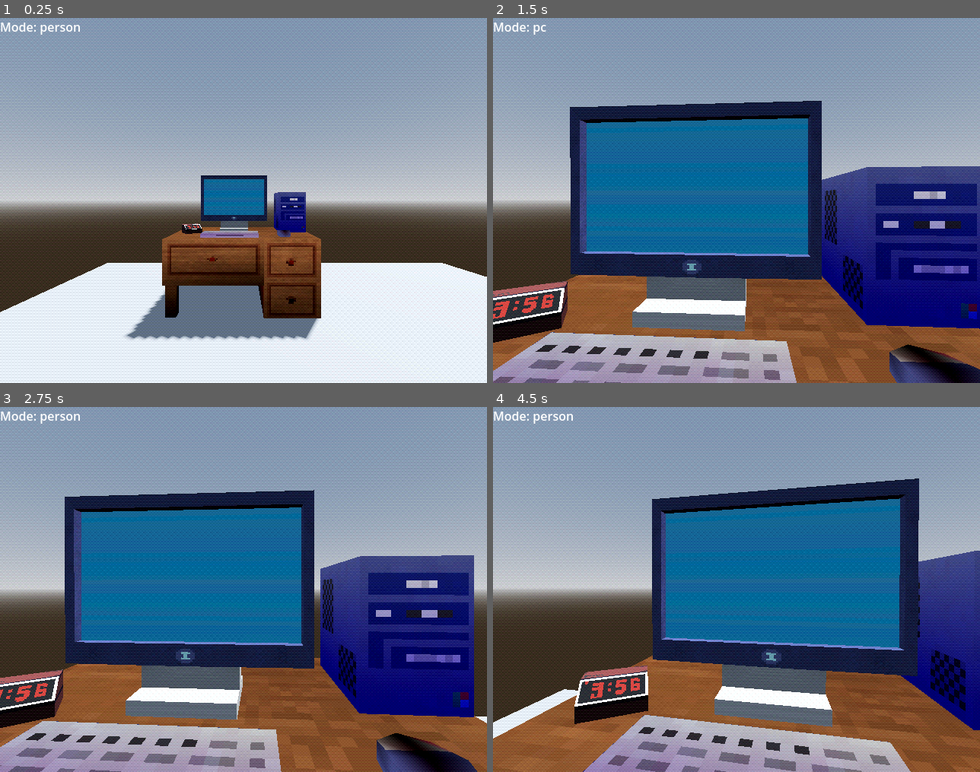
Above: before the commit, frames 1-4 (two rows, left to right).
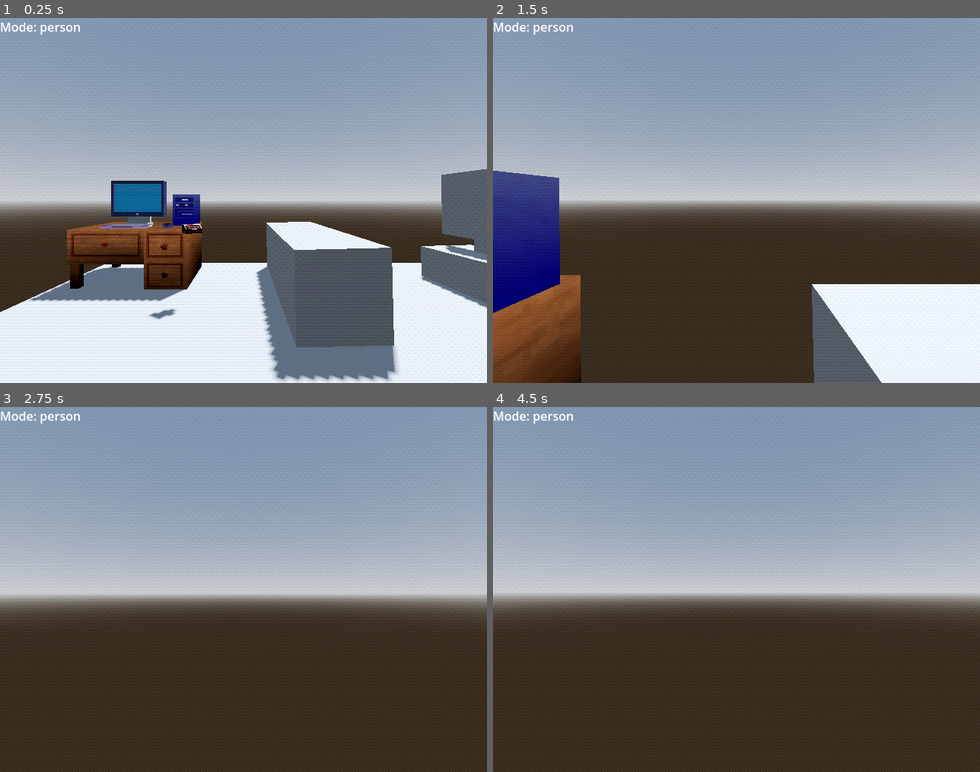
Above: after the commit, the same moments.

Repository: chrisguayara/horror_online
Game: Godot game, scene res://scenes/main.tscn
Two runs of this game, one before a commit and one after it. Both use one fixed random seed, a clock stepped at 60 frames per second and the inputs below.
Inputs (mouse positions are in pixels of both pictures, inside the frame that each line leads up to):
- Up to frame 1 (0.25 s): no input
- Up to frame 2 (1.5 s): tap Enter at 0.5 s; move the mouse to (760, 200) at 0.52 s; hold W (up) from 0.53 s (still down); tap E (interact) at 0.6, 1.35 s; tap Space (jump) at 0.77 s; move the mouse to (712, 200) at 1.27 s
- Up to frame 3 (2.75 s): keep holding W (up); tap Space (jump) at 1.52, 2 s; move the mouse to (253, 582) at 2.02 s; tap E (interact) at 2.1 s
- Up to frame 4 (4.5 s): keep holding W (up); tap Enter at 2.75 s; move the mouse to (731, 596) at 2.77 s; tap E (interact) at 2.85, 3.6, 4.35 s; tap Space (jump) at 3.02, 3.77 s; move the mouse to (775, 593) at 3.52 s; move the mouse to (697, 585) at 4.27 s

The runs differ from the first frame. In frame 1, 28% of the frame differs, in the area x 5-100%, y 41-100%; in frame 2, 66%, in the area x 0-100%, y 1-100%; in frame 3, 62%; in frame 4, 58%.

Commit message:
killerlogicStart
basic groundwork for killer

Diff:
--- /dev/null
+++ b/scenes/axekiller.tscn
@@ -0,0 +1,21 @@
+[gd_scene load_steps=4 format=3 uid="uid://c7anke2xysecy"]
+
+[ext_resource type="Script" uid="uid://dd07vjbqihybk" path="res://scripts/killer/killerlogic.gd" id="1_rm7mu"]
+
+[sub_resource type="CapsuleMesh" id="CapsuleMesh_toumy"]
+height = 2.5
+
+[sub_resource type="CapsuleShape3D" id="CapsuleShape3D_t7jvd"]
+radius = 0.539474
+height = 2.52312
+
+[node name="axekiller" type="CharacterBody3D"]
+script = ExtResource("1_rm7mu")
+
+[node name="MeshInstance3D" type="MeshInstance3D" parent="."]
+transform = Transform3D(1, 0, 0, 0, 1, 0, 0, 0, 1, 0, 1.2296, 0)
+mesh = SubResource("CapsuleMesh_toumy")
+
+[node name="CollisionShape3D" type="CollisionShape3D" parent="."]
+transform = Transform3D(1, 0, 0, 0, 1, 0, 0, 0, 1, 0, 1.2105, 0)
+shape = SubResource("CapsuleShape3D_t7jvd")
--- a/scenes/main.tscn
+++ b/scenes/main.tscn
@@ -105,7 +105,7 @@
 size = Vector3(8.03649, 0.495117, 8.47656)
 
 [node name="setup" parent="House" instance=ExtResource("3_sugp2")]
-transform = Transform3D(1, 0, 0, 0, 1, 0, 0, 0, 1, 0, 0.5, 0)
+transform = Transform3D(1, 0, 0, 0, 1, 0, 0, 0, 1, -1.94048, 0.5, -0.991385)
 
 [node name="PC" parent="House/setup" index="3" node_paths=PackedStringArray("label")]
 transform = Transform3D(1, 0, 0, 0, 1, 0, 0, 0, 1, -0.111832, -0.0687391, 0.0258819)
@@ -129,6 +129,22 @@
 
 [node name="keyboard2" parent="House/setup" instance=ExtResource("8_jbj1t")]
 transform = Transform3D(-4.37114e-08, 0, -1, 0, 1, 0, 1, 0, -4.37114e-08, 0.0457813, 0, 0.155594)
+
+[node name="CSGBox3D2" type="CSGBox3D" parent="House"]
+transform = Transform3D(-4.33787e-08, -0.0240134, -0.999712, -7.6194e-09, 0.999712, -0.0240134, 1, 4.71342e-09, -4.35044e-08, 1.02836, 0.500144, -0.187993)
+size = Vector3(3, 1, 1)
+
+[node name="CSGBox3D3" type="CSGBox3D" parent="House"]
+transform = Transform3D(-4.33787e-08, -0.0240134, -0.999712, -7.6194e-09, 0.999712, -0.0240134, 1, 4.71342e-09, -4.35044e-08, 4.03317, 0.300202, -0.187993)
+size = Vector3(1.6, 0.6, 1)
+
+[node name="CSGBox3D4" type="CSGBox3D" parent="House"]
+transform = Transform3D(-4.33787e-08, -0.0240134, -0.999712, -7.6194e-09, 0.999712, -0.0240134, 1, 4.71342e-09, -4.35044e-08, 4.076, 1.41662, -0.137993)
+size = Vector3(1.9, 1.2, 0.1)
+
+[node name="CSGBox3D5" type="CSGBox3D" parent="House"]
+transform = Transform3D(-4.33787e-08, -0.0240134, -0.999712, -7.6194e-09, 0.999712, -0.0240134, 1, 4.71342e-09, -4.35044e-08, 4.08543, 0.728628, -0.196496)
+size = Vector3(0.443994, 0.414941, 0.1)
 
 [node name="CanvasLayer" type="CanvasLayer" parent="."]
 
--- /dev/null
+++ b/scripts/killer/killerlogic.gd
@@ -0,0 +1,16 @@
+extends CharacterBody3D
+
+var states: Array = ["stalking", "hunting", "hurt", "entry"]
+
+var health = 200
+var visitedEntries = {}
+@export var axe : Node3D
+var speed = 10
+var isRunning = false
+var isDead = false
+
+func _ready():
+	pass
+
+func _physics_process(delta):
+	pass
Not shown, added: scripts/killer/killerlogic.gd.uid
